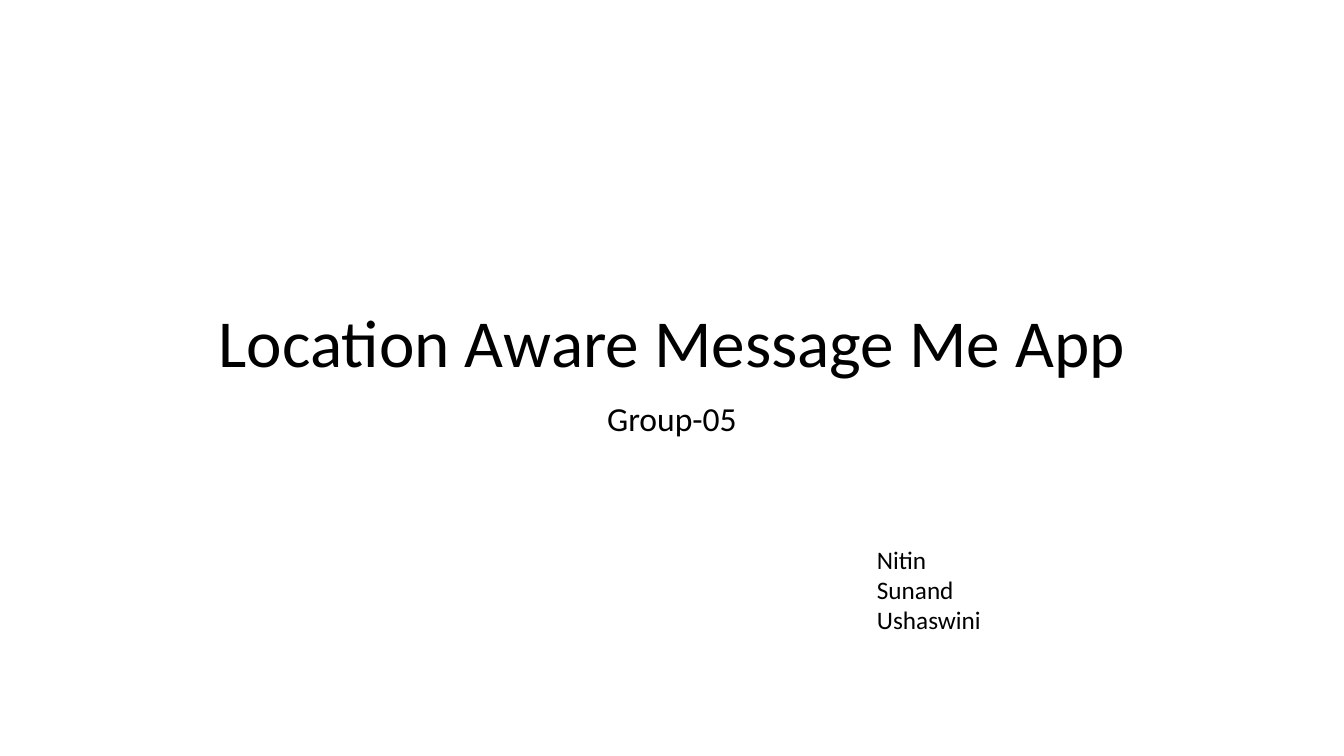
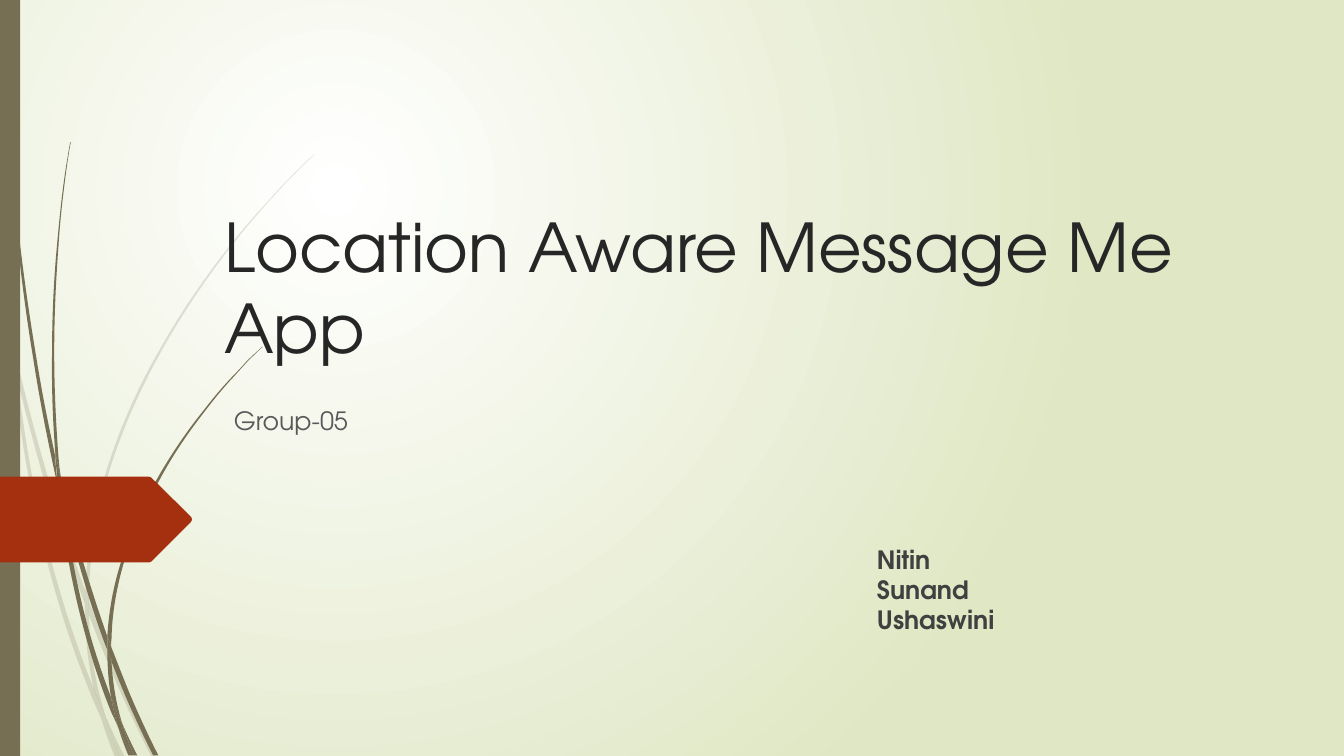
Before and after one commit to Ushaswini/Homework01-Group5, a slide deck: slide 1 of LocationAwareMessageMeApp.pptx. Drawn at 1344x756 pixels with LibreOffice and Linux fonts; fonts in the diff are those of the drawing. Boxes give left, top, right and bottom in pixels: in the first picture for what was removed or moved away, otherwise in the second. Text is boxed around its words. In the diff, an @@ line names an element or a change of style, - is before the commit and + after.

```diff
--- a/LocationAwareMessageMeApp.pptx
+++ b/LocationAwareMessageMeApp.pptx
@@ background #FFFFFF to gradient #FFFFFF to #DFE8C4 @@
@@ rectangle added at (0, 0, 20, 756), fill #766F54 @@
@@ title "Location Aware Message Me App": place and size @@
-title "Location Aware Message Me App" at (219, 320, 1124, 379)
+title "Location Aware Message Me App" at (224, 222, 1172, 384)
@@ title "Location Aware Message Me App" at (224, 222, 1172, 384): font Calibri to TeX Gyre Adventor, text colour #000000 to #262626; alignment centre to left; line spacing 0.9 to 1 @@
@@ subtitle "Group-05": place and size @@
-subtitle "Group-05" at (607, 409, 737, 437)
+subtitle "Group-05" at (234, 411, 348, 435)
@@ subtitle "Group-05" at (234, 411, 348, 435): size 24 to 18 pt, font Calibri to TeX Gyre Adventor, text colour #000000 to #595959; alignment centre to left; line spacing 0.9 to 1 @@
@@ freeform shape added at (0, 477, 193, 563), fill #A53010 @@
@@ text "Nitin" at (877, 549, 994, 630): font Calibri to TeX Gyre Adventor, text colour #000000 to #404040, bold on @@
@@ group added at (0, 154, 315, 756): 10 freeform shapes @@
@@ group added at (3, 0, 262, 756): 12 freeform shapes @@
```
Also in this commit, not shown: 9 other slides changed.
